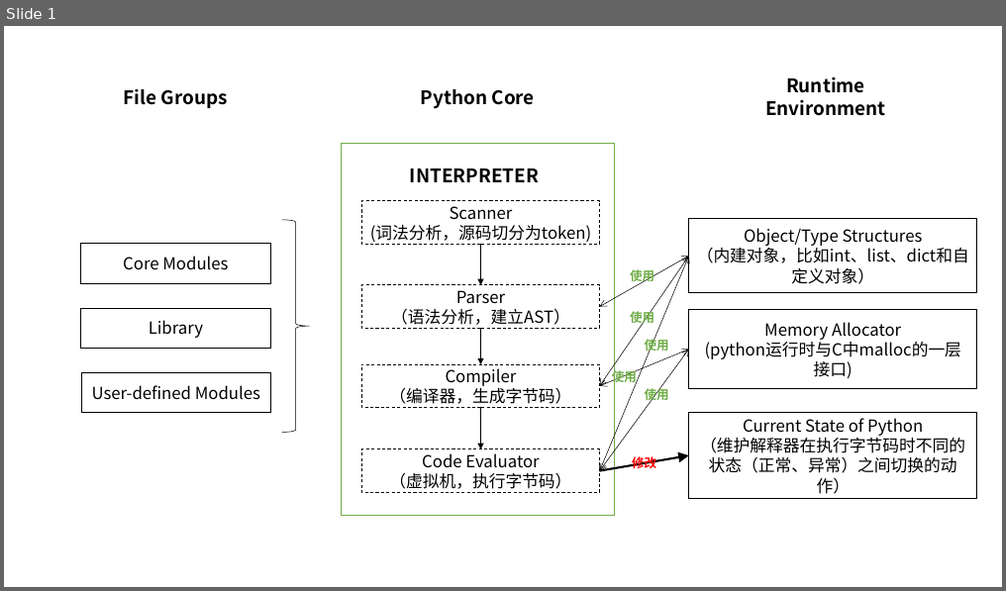
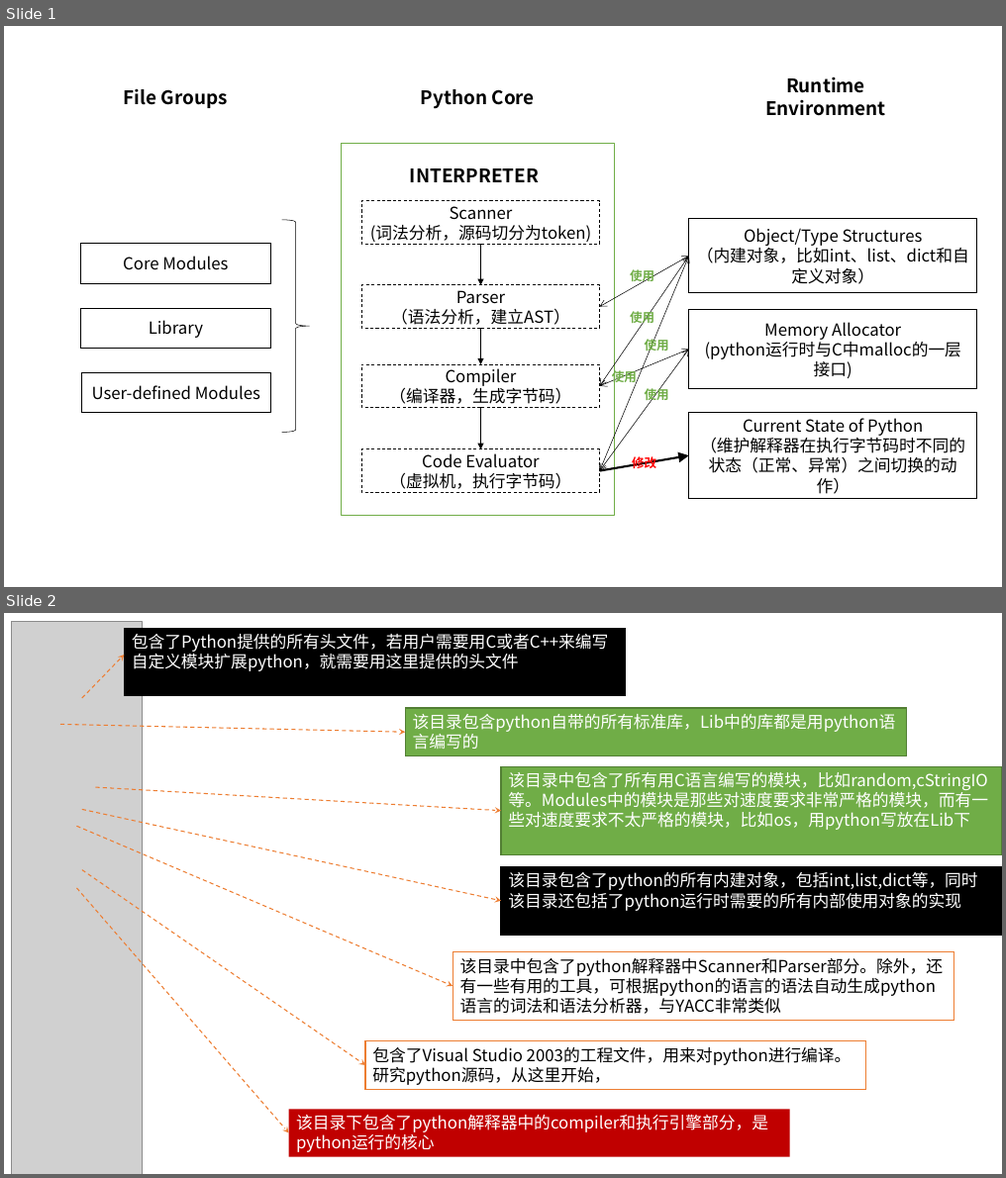
Before and after one commit to wonderly321/PythonLearningResourcceAndNote, a slide deck: test.pptx. Shown one above the other, each under a label of ours: slide 1 before the commit, slides 1 and 2 after it. The pictures are 1006x591 and 1006x1178 pixels, drawn with LibreOffice and Linux fonts; fonts in the diff are those of the drawing; grey boxes stand for pictures. Boxes give left, top, right and bottom in pixels: in the first picture for what was removed or moved away, otherwise in the second. Text is boxed around its words. In the diff, an @@ line names an element or a change of style, - is before the commit and + after.

Commit message:
add ppt

```diff
--- a/test.pptx
+++ b/test.pptx
@@ slide 2 added at [4, 613, 1002, 1174], background #FFFFFF @@
@@ group added at [12, 621, 1002, 1174]: 7 rectangles, 7 arrows, 1 picture @@
+该目录中包含了python解释器中Scanner和Parser部分。除外，还有一些有用的工具，可根据python的语言的语法自动生成python语言的词法和语法分析器，与YACC非常类似
+该目录包含python自带的所有标准库，Lib中的库都是用python语言编写的
+该目录中包含了所有用C语言编写的模块，比如random,cStringIO等。Modules中的模块是那些对速度要求非常严格的模块，而有一些对速度要求不太严格的模块，比如os，用python写放在Lib下
+包含了Python提供的所有头文件，若用户需要用C或者C++来编写自定义模块扩展python，就需要用这里提供的头文件
+该目录包含了python的所有内建对象，包括int,list,dict等，同时该目录还包括了python运行时需要的所有内部使用对象的实现
+该目录下包含了python解释器中的compiler和执行引擎部分，是python运行的核心
+包含了Visual Studio 2003的工程文件，用来对python进行编译。研究python源码，从这里开始，
```
Also in this commit, not shown: 1 slide removed.
